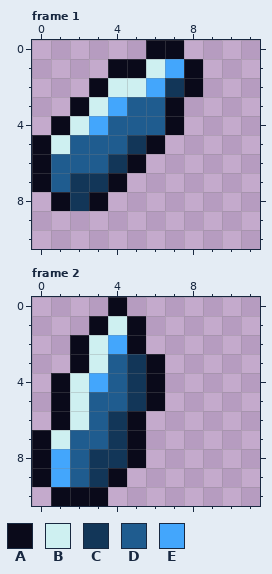
Pixel-art file: Assets/Textures/Backgrounds/ScrollingObjects/Ice/ice_shard_1.aseprite. That is the earlier state.
12x11 pixels, 3 frames. Shown: frame 1, frame 2. The commit also changed other frames, which this record leaves out.
Palette (. is transparent): A #0a0a1a  B #cef0f1  C #123658  D #1f5c8f  E #43a6fc
Pixels before, frame 1, first column x 0:
0 ......AA.
1 ....AABEA
2 ...ABBECA
3 ..ABEDDA.
4 .ABEDDDA.
5 ABDDDCA..
6 ADDDCA...
7 ADCCA....
8 .ACA.....
Pixels before, frame 2, first column x 0:
 0 ....A..
 1 ...ABA.
 2 ..ABEA.
 3 ..ABDCA
 4 .ABEDCA
 5 .ABDDCA
 6 .ABDCA.
 7 ABDDCA.
 8 AEDCCA.
 9 AEDCA..
10 .AAA...
The result:
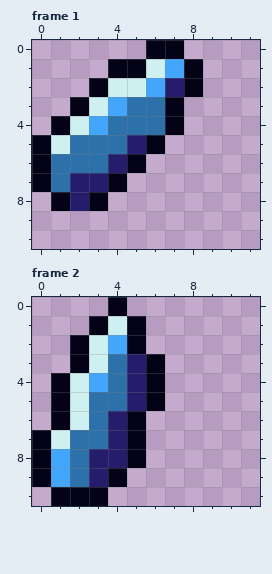
Diff:
colour A: #0a0a1a -> #040217
colour C: #123658 -> #251c6b
colour D: #1f5c8f -> #2c71aa
